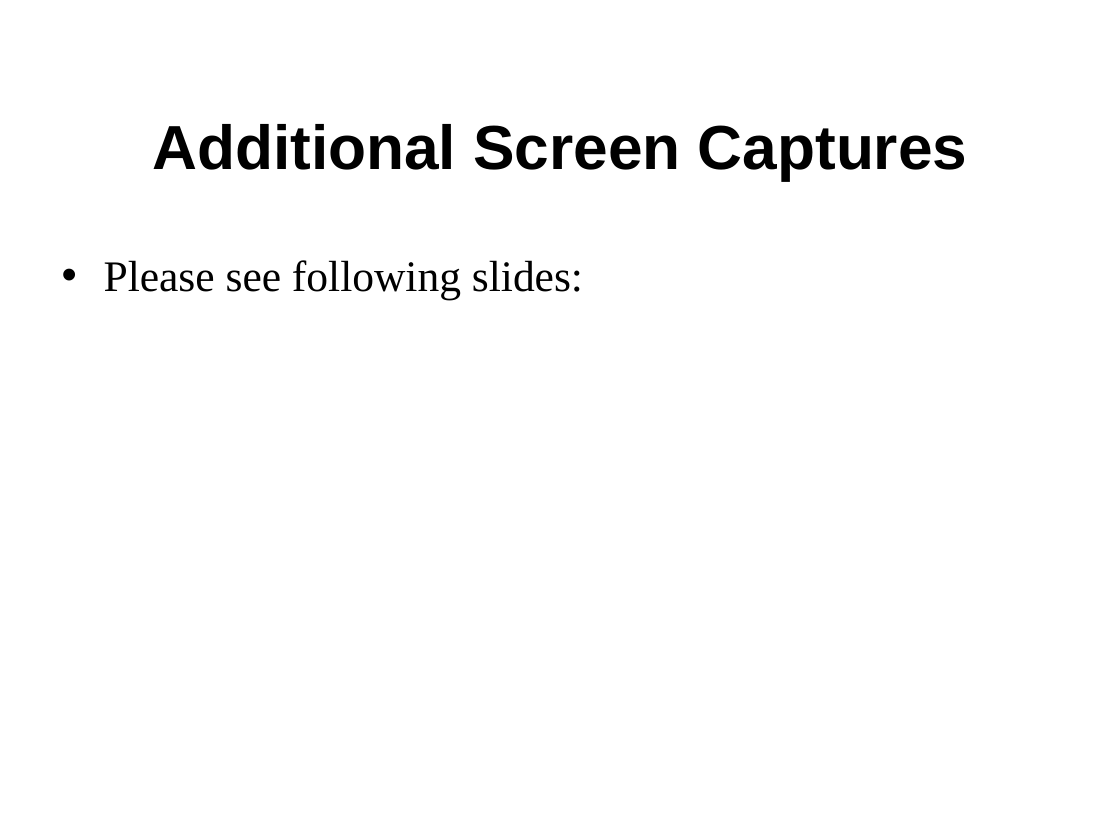
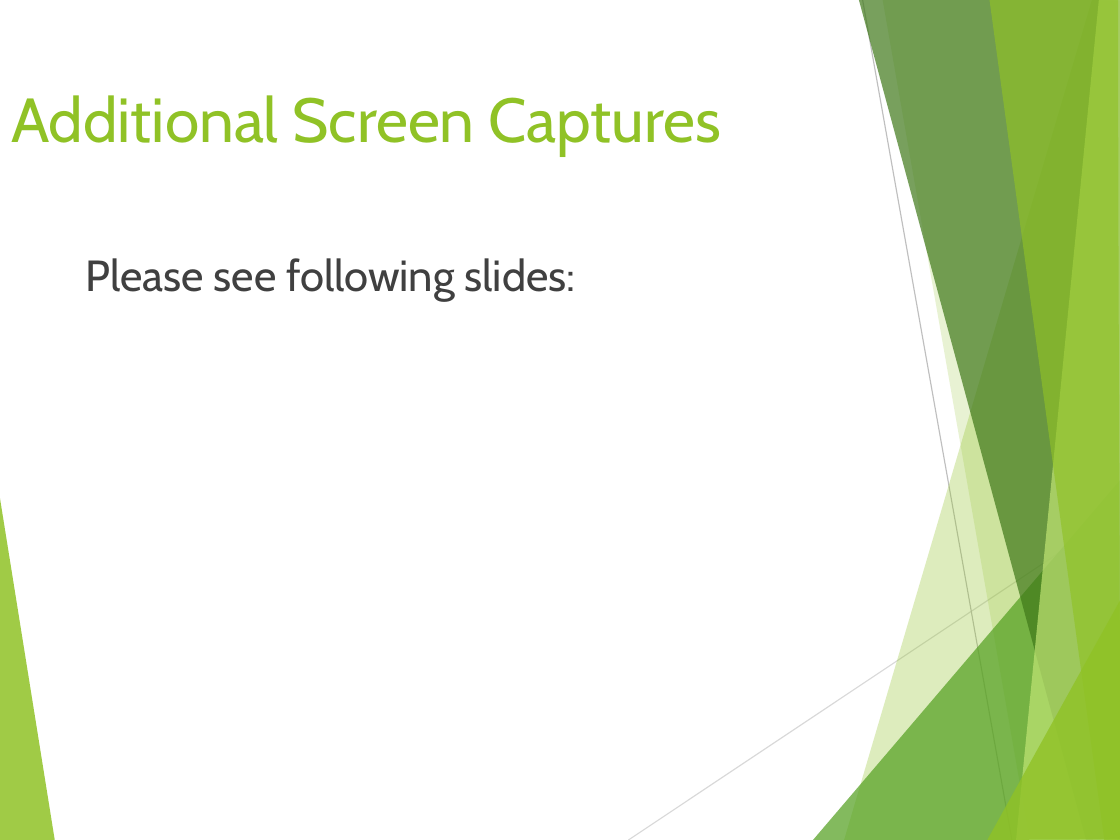
Before and after one commit to Horizonistic/CSCI230-Final-Project, a slide deck: slide 10 of FinalProjectPresentation—Larson+Grigoriadis.pptx (slide 8 before the commit). Drawn at 1120x840 pixels with LibreOffice and Linux fonts; fonts in the diff are those of the drawing. Boxes give left, top, right and bottom in pixels: in the first picture for what was removed or moved away, otherwise in the second. Text is boxed around its words. In the diff, an @@ line names an element or a change of style, - is before the commit and + after.

```diff
--- a/FinalProjectPresentation—Larson+Grigoriadis.pptx
+++ b/FinalProjectPresentation—Larson+Grigoriadis.pptx
@@ title "Additional Screen Captures": place and size @@
-title "Additional Screen Captures" at (152, 124, 967, 180)
+title "Additional Screen Captures" at (11, 95, 722, 156)
@@ title "Additional Screen Captures" at (11, 95, 722, 156): font Arial to Cabin, text colour #000000 to #90C226, bold off; alignment centre to left; vertical alignment middle to top @@
@@ text "Please see following slides:": place and size @@
-text "Please see following slides:" at (104, 260, 583, 300)
+text "Please see following slides:" at (86, 258, 576, 302)
@@ text "Please see following slides:" at (86, 258, 576, 302): font Times New Roman to Cabin, text colour #000000 to #404040; bullet • to none @@
@@ group added at (0, 0, 1120, 840): 8 freeform shapes, 2 lines @@
```
Also in this commit, not shown: 9 other slides changed, 2 slides added.
